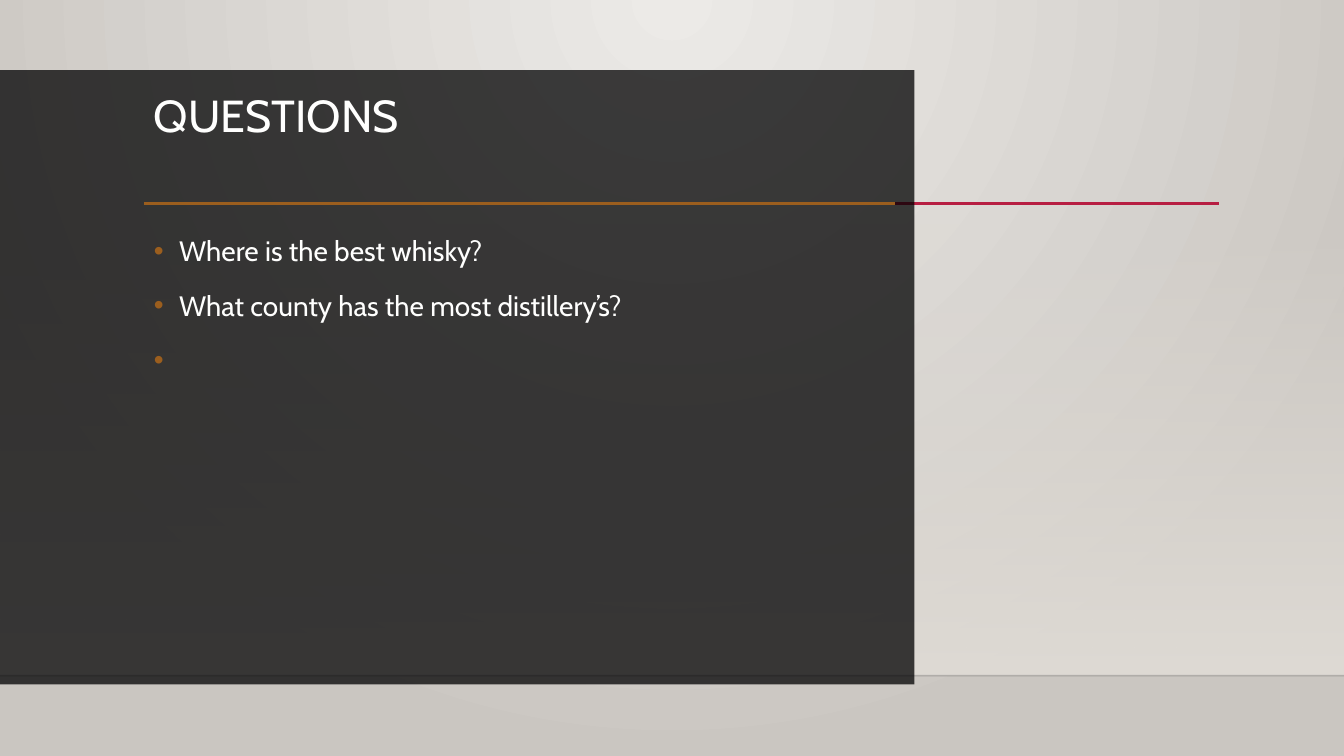
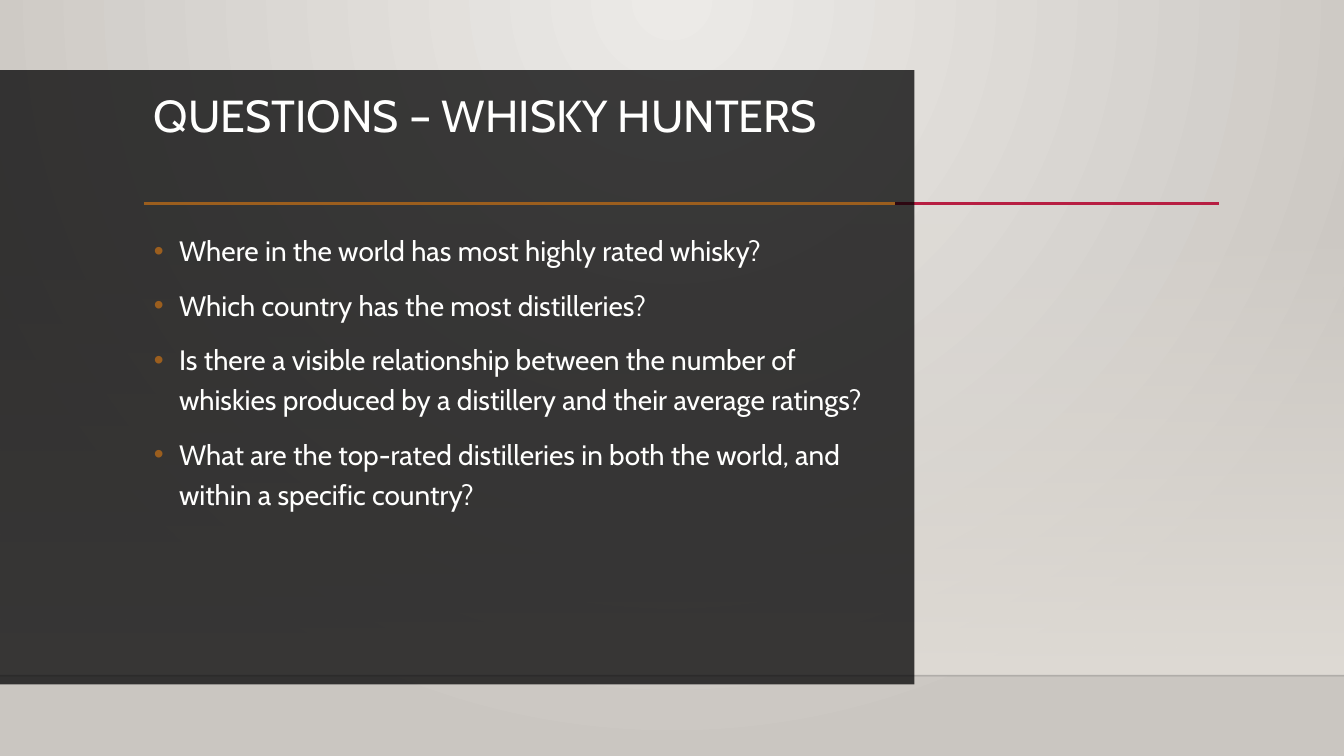
Before and after one commit to EpicTomatoSauce/DataAnalytics_Project2, a slide deck: slide 3 of Presentation.pptx (slide 2 before the commit). Drawn at 1344x756 pixels with LibreOffice and Linux fonts; fonts in the diff are those of the drawing; background and template pictures are left out. Boxes give left, top, right and bottom in pixels: in the first picture for what was removed or moved away, otherwise in the second. Text is boxed around its words. In the diff, an @@ line names an element or a change of style, - is before the commit and + after.

```diff
--- a/Presentation.pptx
+++ b/Presentation.pptx
@@ title at bbox=[154, 100, 817, 133]: text changed @@
-QUESTIONS
+QUESTIONS – WHISKY HUNTERS
@@ text at bbox=[179, 240, 861, 512]: text changed @@
-• Where is the best whisky?
-• What county has the most distillery’s?
+• Where in the world has most highly rated whisky?
+• Which country has the most distilleries?
+• Is there a visible relationship between the number of whiskies produced by a distillery and their average ratings?
+• What are the top-rated distilleries in both the world, and within a specific country?
```
Also in this commit, not shown: 2 other slides changed, 3 slides added, 1 slide removed, 4 other files.
